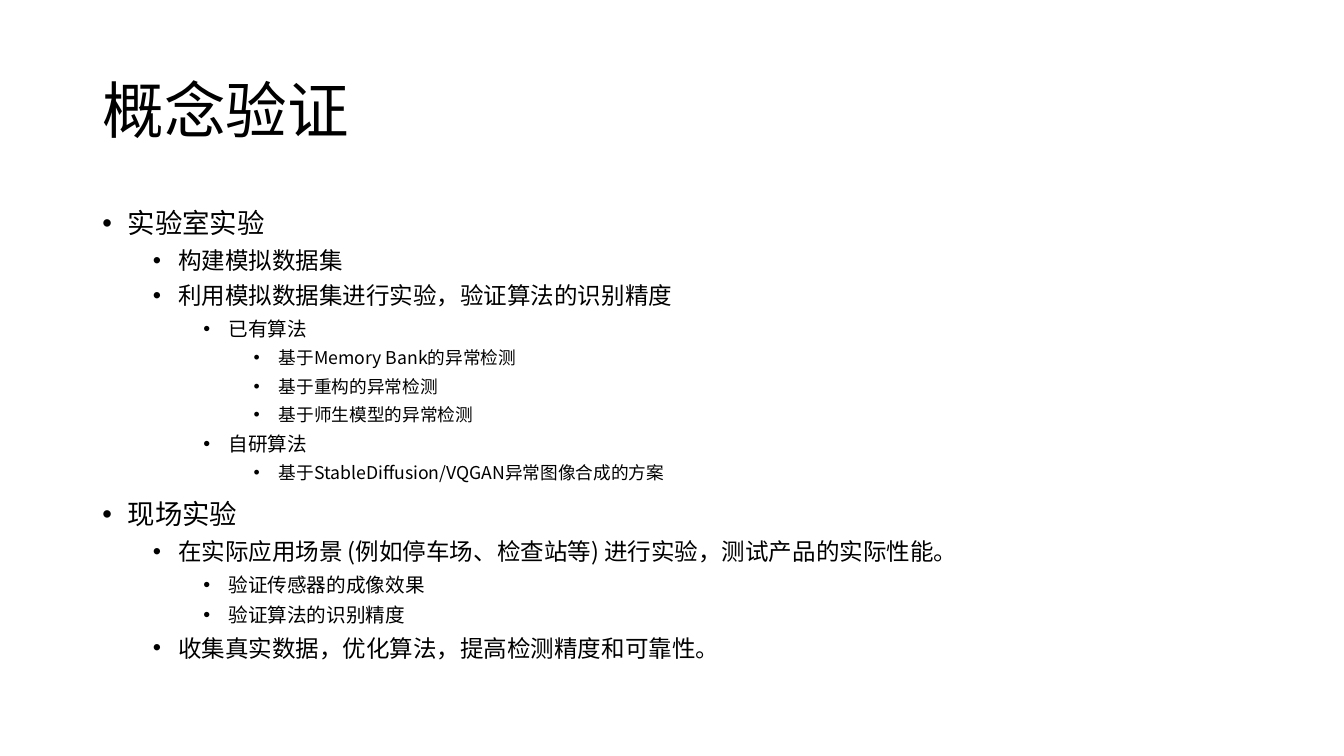
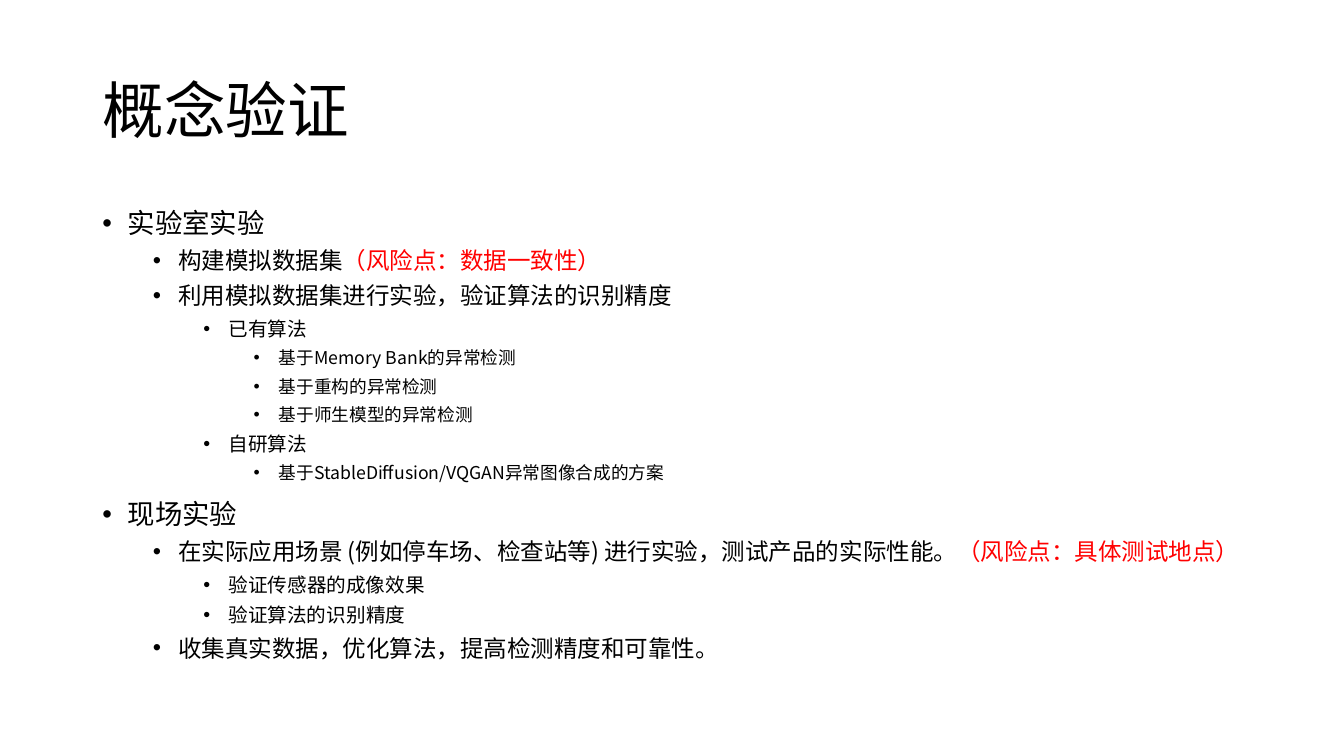
Before and after one commit to lizhenbang56/Papers, a slide deck: slide 25 of papers/车底检测/车底爆炸物检测装置产品立项报告.pptx. Drawn at 1344x756 pixels with LibreOffice and Linux fonts; fonts in the diff are those of the drawing. Boxes give left, top, right and bottom in pixels: in the first picture for what was removed or moved away, otherwise in the second. Text is boxed around its words. In the diff, an @@ line names an element or a change of style, - is before the commit and + after.

```diff
--- a/papers/车底检测/车底爆炸物检测装置产品立项报告.pptx
+++ b/papers/车底检测/车底爆炸物检测装置产品立项报告.pptx
@@ text at (178, 249, 601, 271): text changed; text colour #000000 to #FF0000 @@
-  • 构建模拟数据集
+  • 构建模拟数据集（风险点：数据一致性）
@@ text at (178, 540, 1239, 565): text changed @@
-  • 在实际应用场景 (例如停车场、检查站等) 进行实验，测试产品的实际性能。
+  • 在实际应用场景 (例如停车场、检查站等) 进行实验，测试产品的实际性能。（风险点：具体测试地点）
```
Also in this commit, not shown: 4 other slides changed, 1 slide removed, 17 other files.
